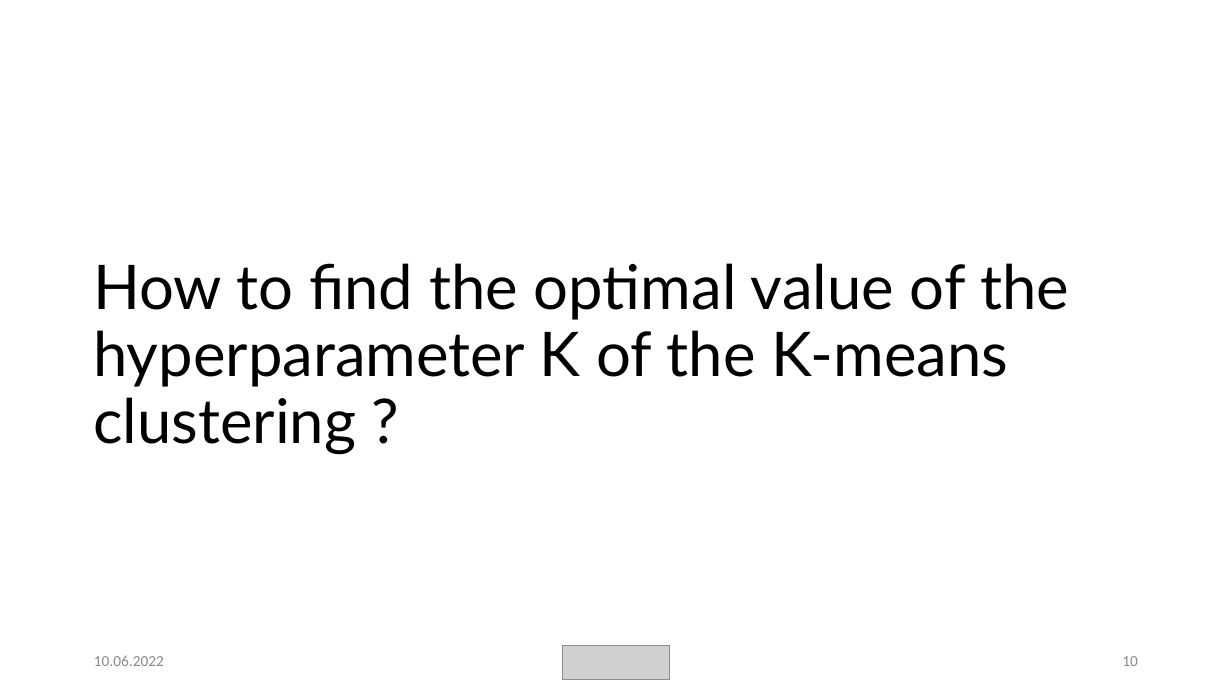
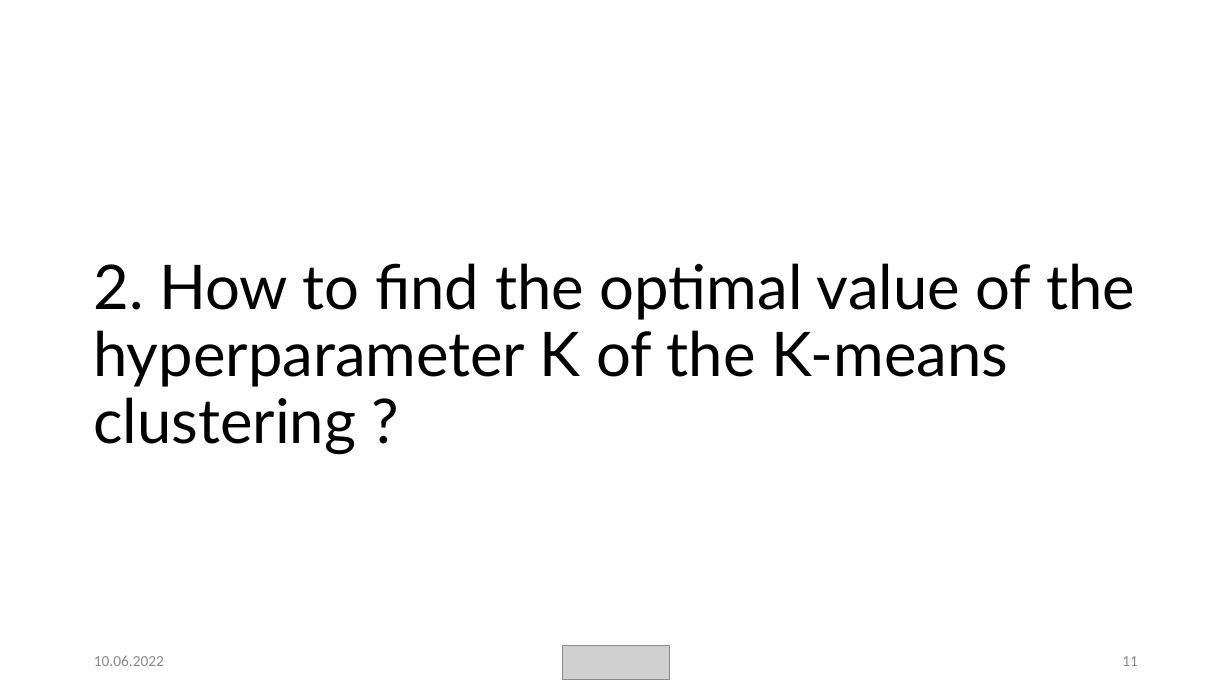
Before and after one commit to weevood/MA-BDA_Project, a slide deck: slide 11 of Documentation/Anomaly-Detection-in-Network-Traffic-with-K-means-Clustering.pptx (slide 10 before the commit). Drawn at 1232x693 pixels with LibreOffice and Linux fonts; fonts in the diff are those of the drawing; grey boxes stand for pictures. Boxes give left, top, right and bottom in pixels: in the first picture for what was removed or moved away, otherwise in the second. Text is boxed around its words. In the diff, an @@ line names an element or a change of style, - is before the commit and + after.

```diff
--- a/Documentation/Anomaly-Detection-in-Network-Traffic-with-K-means-Clustering.pptx
+++ b/Documentation/Anomaly-Detection-in-Network-Traffic-with-K-means-Clustering.pptx
@@ title at [93,263,1135,454]: text changed @@
-How to find the optimal value of the hyperparameter K of the K-means clustering ?
+2. How to find the optimal value of the hyperparameter K of the K-means clustering ?
@@ page number at [1122,656,1138,666]: text changed @@
-10
+11
```
Also in this commit, not shown: 5 other slides changed, 3 slides added, 1 other file.
